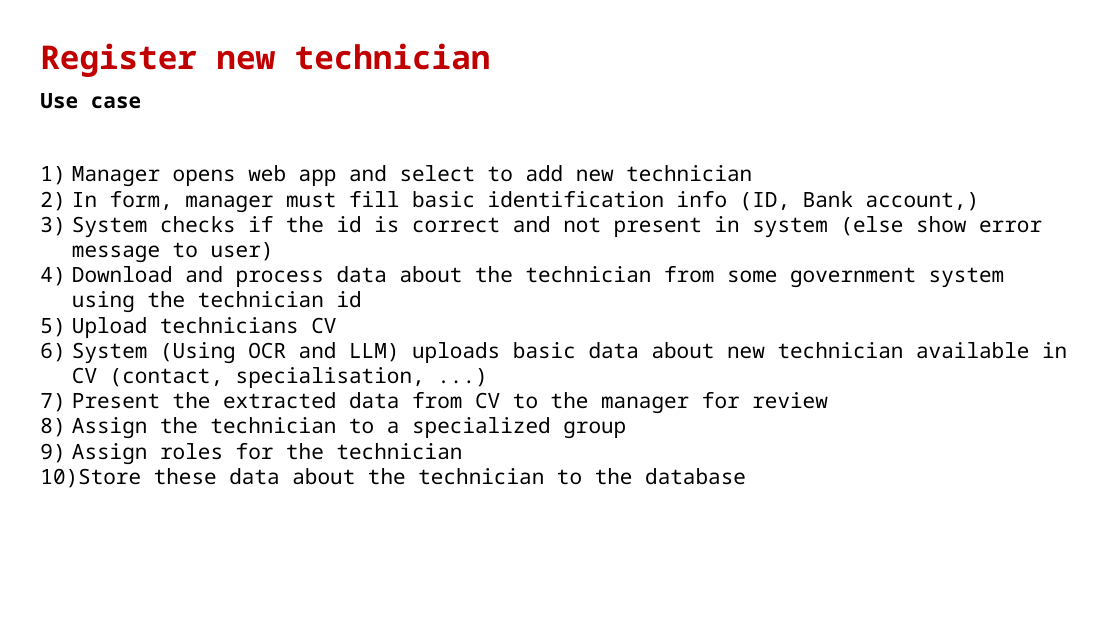
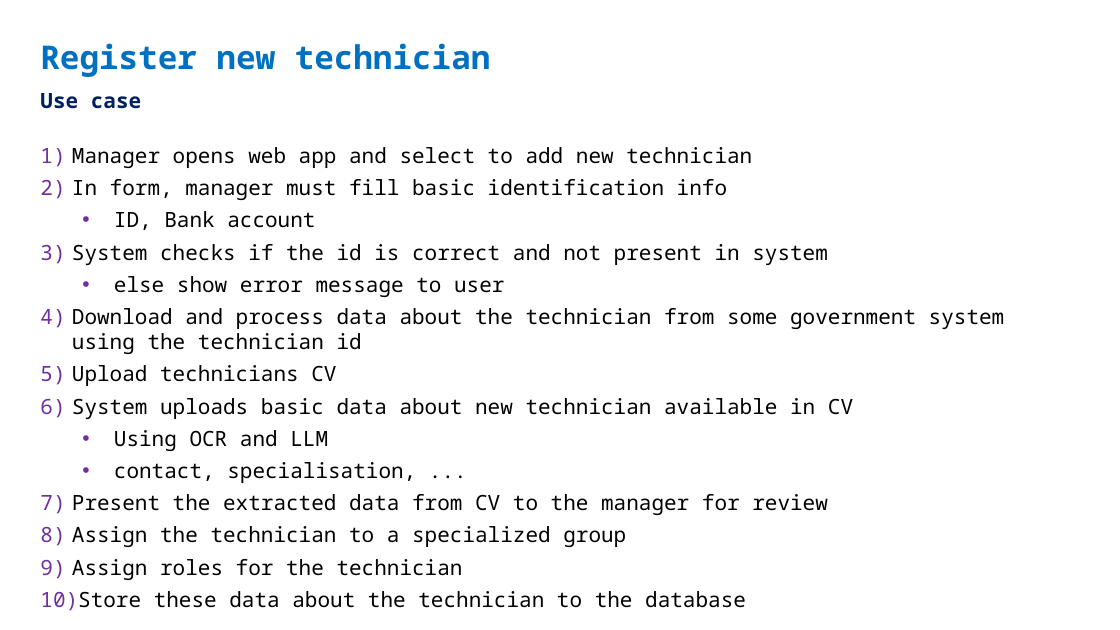
Before and after one commit to alexeykko/rct-project-nswi130, a slide deck: slide 5 of RacingCarTrackerPresentation.pptx. Drawn at 1120x630 pixels with LibreOffice and Linux fonts; fonts in the diff are those of the drawing. Boxes give left, top, right and bottom in pixels: in the first picture for what was removed or moved away, otherwise in the second. Text is boxed around its words. In the diff, an @@ line names an element or a change of style, - is before the commit and + after.

```diff
--- a/RacingCarTrackerPresentation.pptx
+++ b/RacingCarTrackerPresentation.pptx
@@ text "Register new technician" at [40, 43, 491, 77]: text colour #C00000 to #0070C0 @@
@@ text "Use case" at [40, 93, 141, 109]: text colour #000000 to #002060 @@
@@ text "Manager opens web app and ...": place and size @@
-text "Manager opens web app and ..." at [40, 165, 1067, 488]
+text "Manager opens web app and ..." at [40, 147, 1005, 611]
@@ text at [40, 147, 1005, 611]: more space between paragraphs @@
@@ text at [72, 179, 828, 297]: text changed @@
-2) In form, manager must fill basic identification info (ID, Bank account,)
-3) System checks if the id is correct and not present in system (else show error message to user)
+2) In form, manager must fill basic identification info
+  • ID, Bank account
+3) System checks if the id is correct and not present in system
+  • else show error message to user
@@ text at [72, 398, 853, 483]: text changed @@
-6) System (Using OCR and LLM) uploads basic data about new technician available in CV (contact, specialisation, ...)
+6) System uploads basic data about new technician available in CV
+  • Using OCR and LLM
+  • contact, specialisation, ...
```
Also in this commit, not shown: 22 other slides changed.
